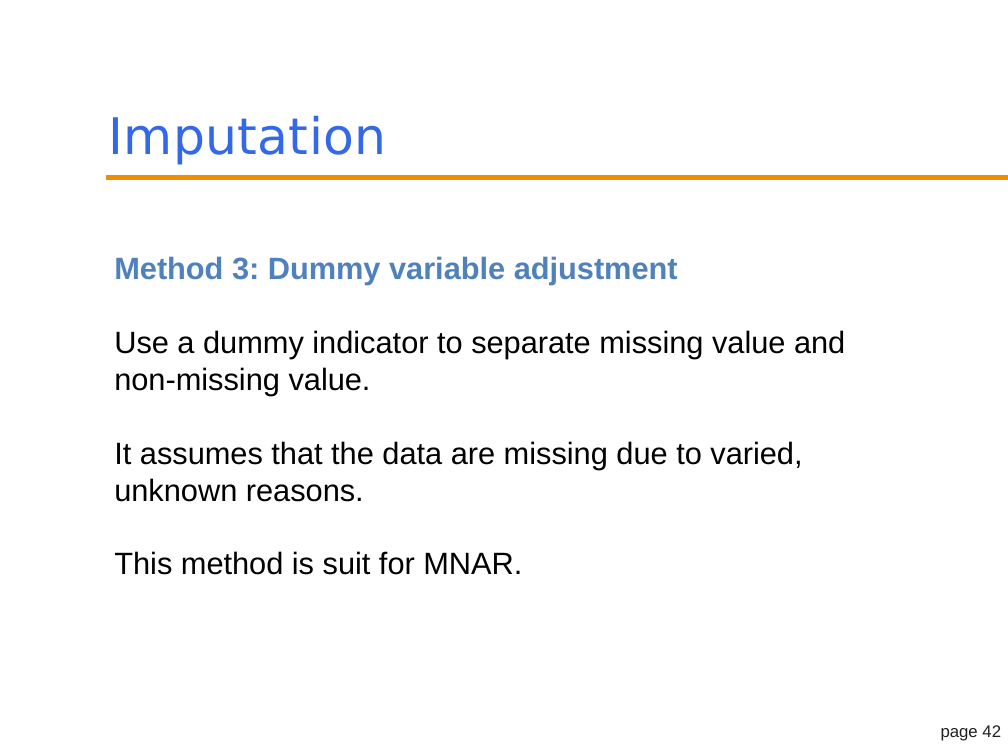
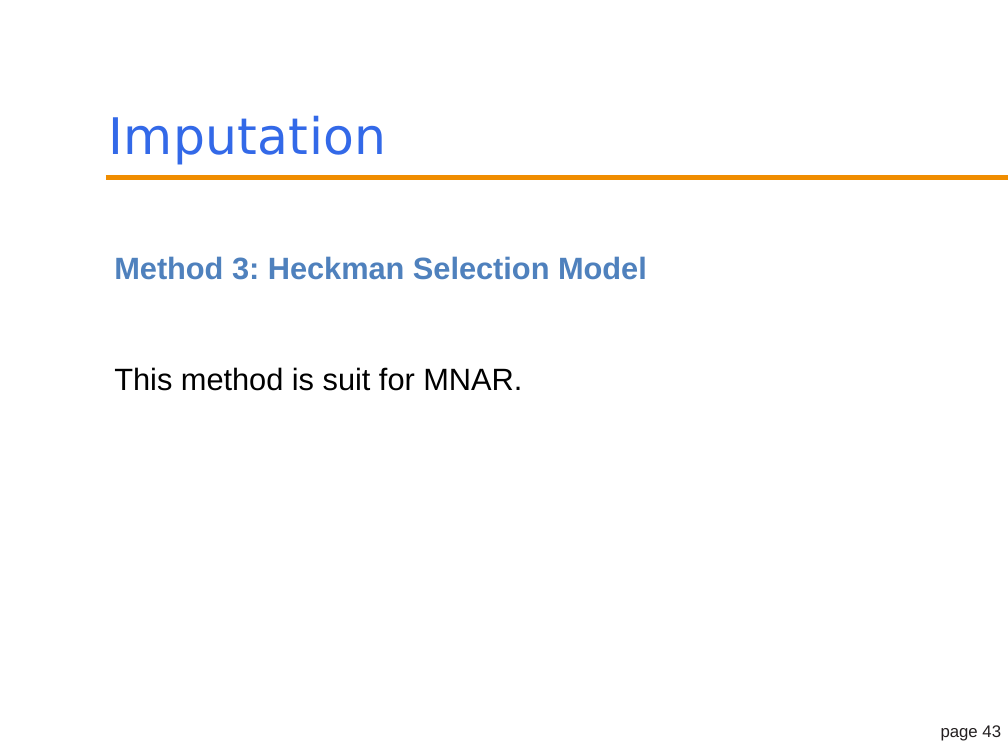
Before and after one commit to sparks5969/course-computational-economics, a slide deck: slide 43 of module5/machine learning.pptx (slide 42 before the commit). Drawn at 1008x756 pixels with LibreOffice and Linux fonts; fonts in the diff are those of the drawing; background and template pictures are left out. Boxes give left, top, right and bottom in pixels: in the first picture for what was removed or moved away, otherwise in the second. Text is boxed around its words. In the diff, an @@ line names an element or a change of style, - is before the commit and + after.

```diff
--- a/module5/machine learning.pptx
+++ b/module5/machine learning.pptx
@@ text at (114, 256, 647, 280): text changed; text colour #000000 to #4F81BD; bold on @@
-Method 3: Dummy variable adjustment
-Use a dummy indicator to separate missing value and non-missing value.
-It assumes that the data are missing due to varied, unknown reasons.
+Method 3: Heckman Selection Model
@@ page number at (941, 725, 1001, 741): text changed @@
-page 42
+page 43
```
Also in this commit, not shown: 5 other slides changed, 1 slide added, 8 other files.
